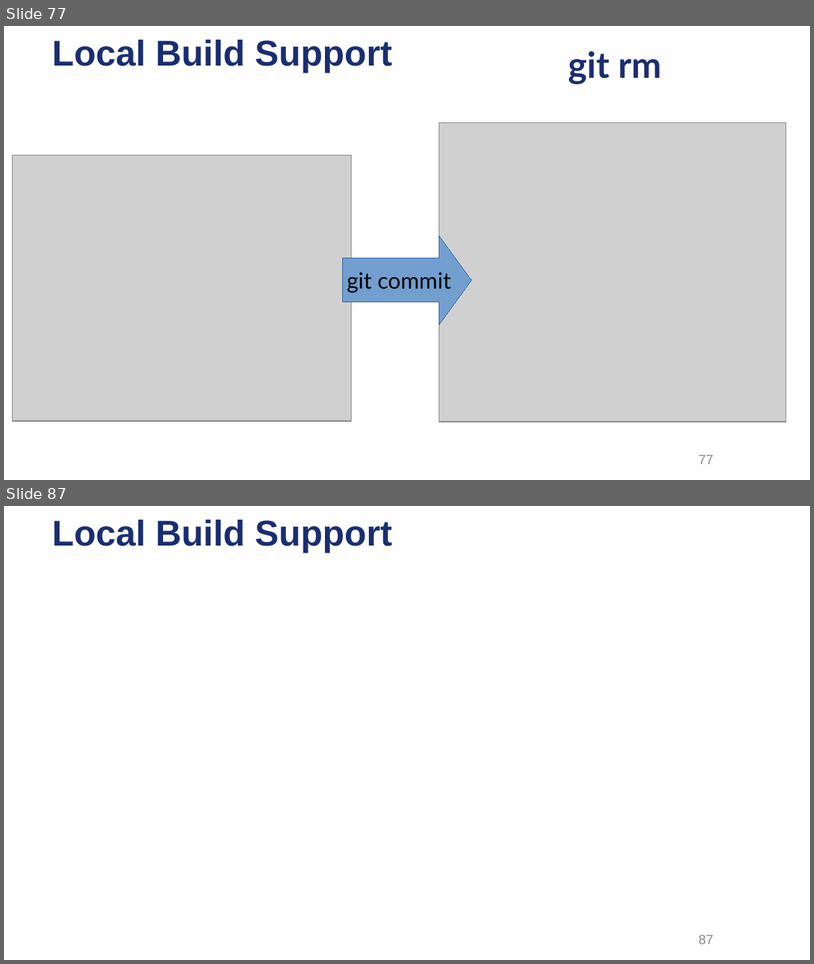
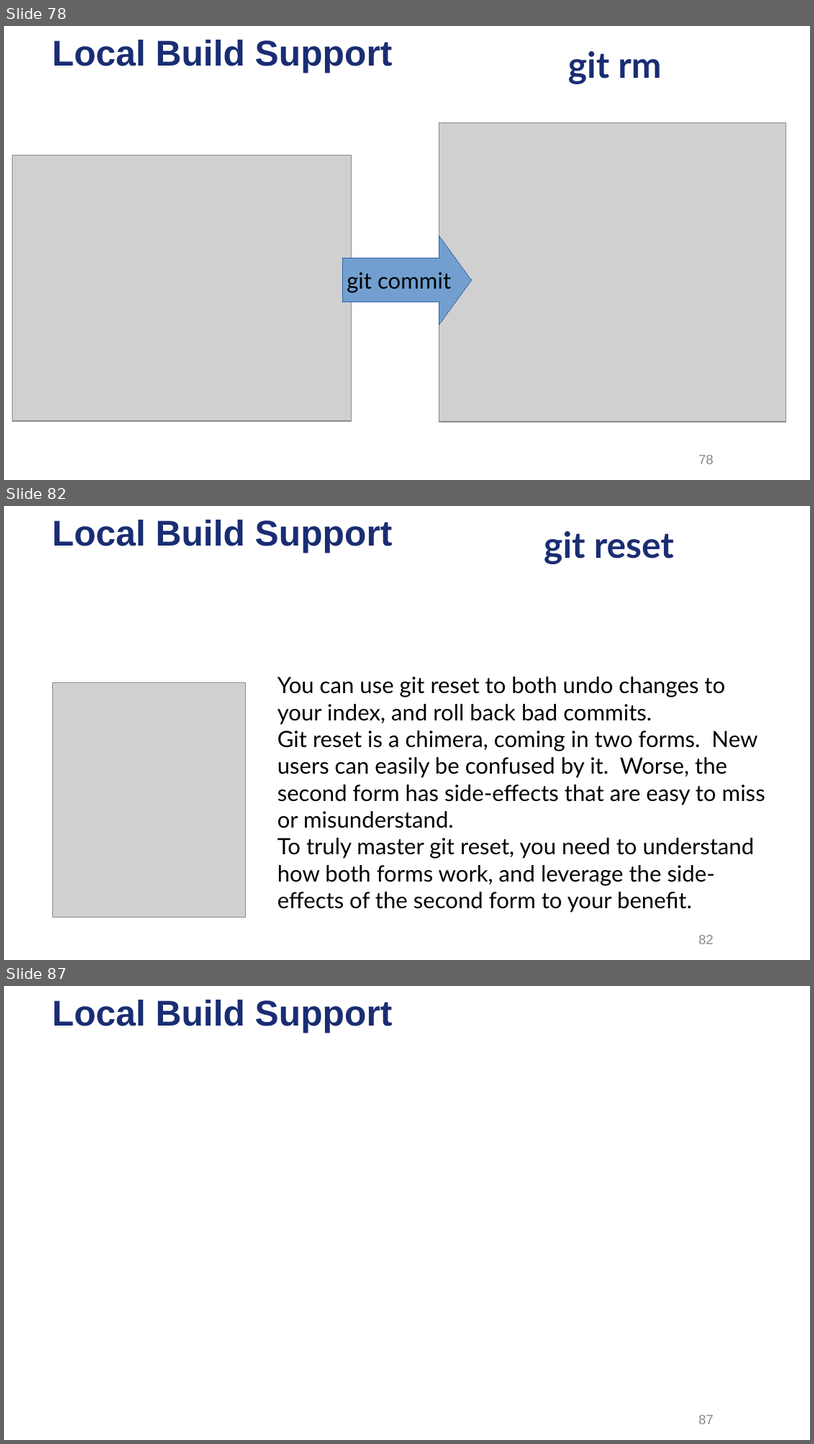
Before and after one commit to ysgard/git-presentation, a slide deck: Dive into Git.odp. Shown one above the other, each under a label of ours: slides 77 and 87 before the commit, slides 78, 82 and 87 after it; the slides between them are not shown. The pictures are 814x964 and 814x1444 pixels, drawn with LibreOffice and Linux fonts; fonts in the diff are those of the drawing; grey boxes stand for pictures; background and template pictures are left out. Boxes give left, top, right and bottom in pixels: in the first picture for what was removed or moved away, otherwise in the second. Text is boxed around its words. In the diff, an @@ line names an element or a change of style, - is before the commit and + after.

Commit message:
Up to reset

```diff
--- a/Dive into Git.odp
+++ b/Dive into Git.odp
@@ slide 82 added at <box>4,506,810,960</box>, background picture (left out); not listed: 1 template element that a slide beside it also shows @@
@@ title added at <box>544,531,674,564</box>, 32 pt, text #1A2D73, bold @@
+git reset
@@ text added at <box>278,677,766,913</box>, 20 pt, text #000000 @@
+● You can use git reset to both undo changes to your index, and roll back bad commits.
+● Git reset is a chimera, coming in two forms. New users can easily be confused by it. Worse, the second form has side-effects that are easy to miss or misunderstand.
+● To truly master git reset, you need to understand how both forms work, and leverage the side-effects of the second form to your benefit.
@@ picture added at <box>52,682,245,917</box> @@
@@ page number added at <box>699,935,714,944</box>, 12 pt, text #898989 @@
+82
@@ what was slide 77 is now slide 78 @@
@@ page number at <box>699,455,714,464</box>: text changed @@
-77
+78
```
Also in this commit, not shown: 5 slides changed, 10 other slides added, 2 slides removed, 10 other files.
